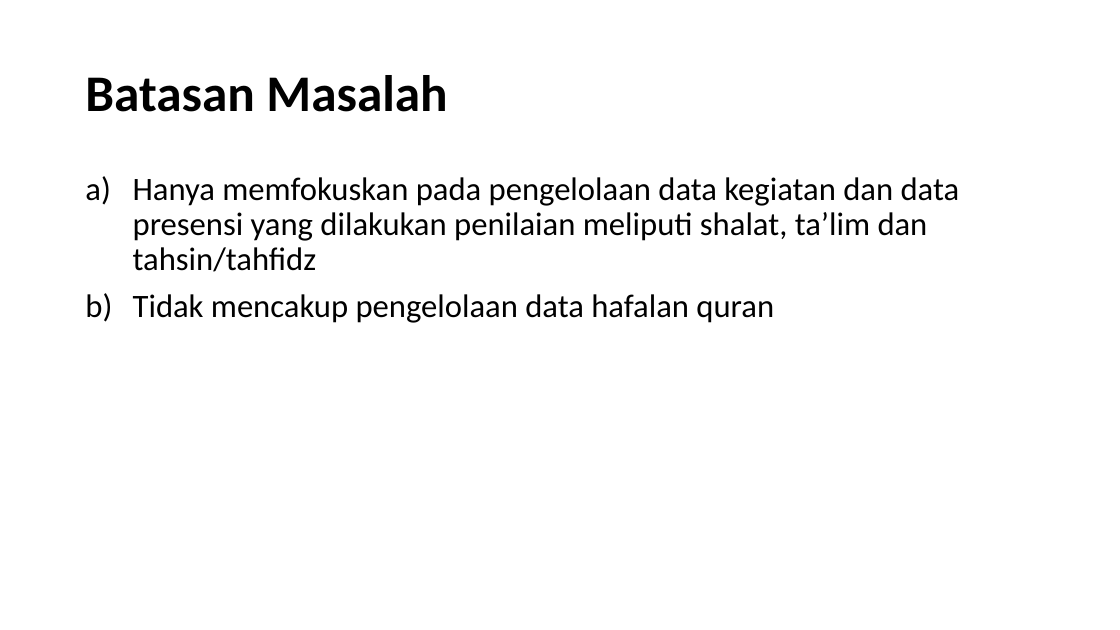
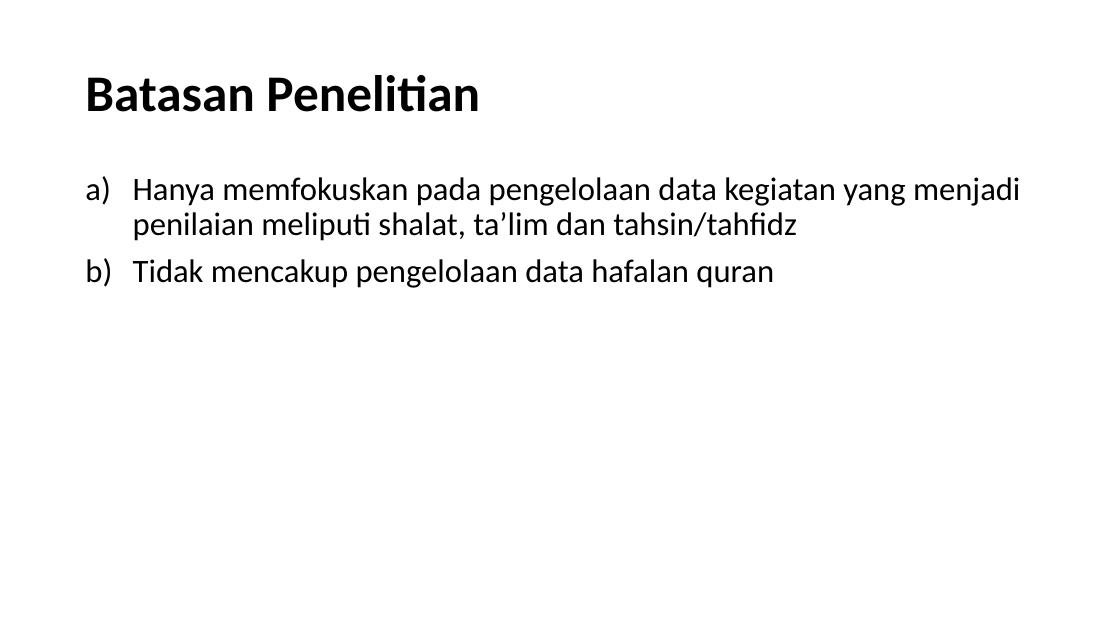
Before and after one commit to YodiYanwar/MY_SKRIPSI, a slide deck: slide 8 of Presentasi.pptx. Drawn at 1120x630 pixels with LibreOffice and Linux fonts; fonts in the diff are those of the drawing. Boxes give left, top, right and bottom in pixels: in the first picture for what was removed or moved away, otherwise in the second. Text is boxed around its words. In the diff, an @@ line names an element or a change of style, - is before the commit and + after.

```diff
--- a/Presentasi.pptx
+++ b/Presentasi.pptx
@@ title at (85, 75, 480, 112): text changed @@
-Batasan Masalah
+Batasan Penelitian
@@ text at (133, 177, 1020, 241): text changed @@
-a) Hanya memfokuskan pada pengelolaan data kegiatan dan data presensi yang dilakukan penilaian meliputi shalat, ta’lim dan tahsin/tahfidz
+a) Hanya memfokuskan pada pengelolaan data kegiatan yang menjadi penilaian meliputi shalat, ta’lim dan tahsin/tahfidz
```
Also in this commit, not shown: 4 other slides changed, 1 slide added, 3 slides removed, 13 other files.
